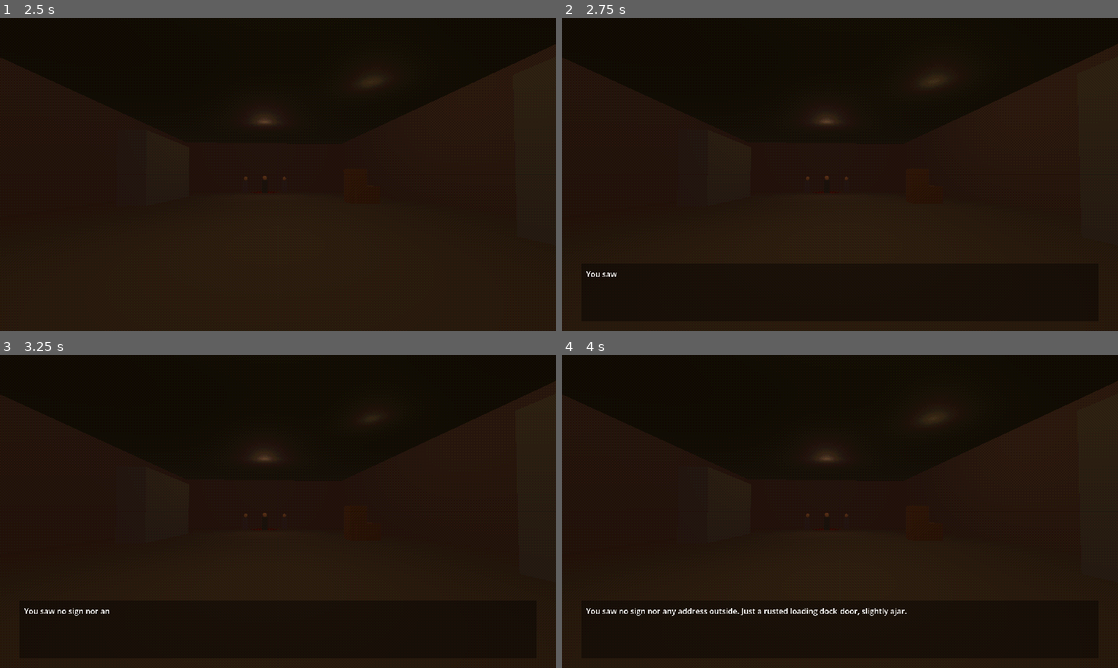
Above: before the commit, frames 1-4 (two rows, left to right).
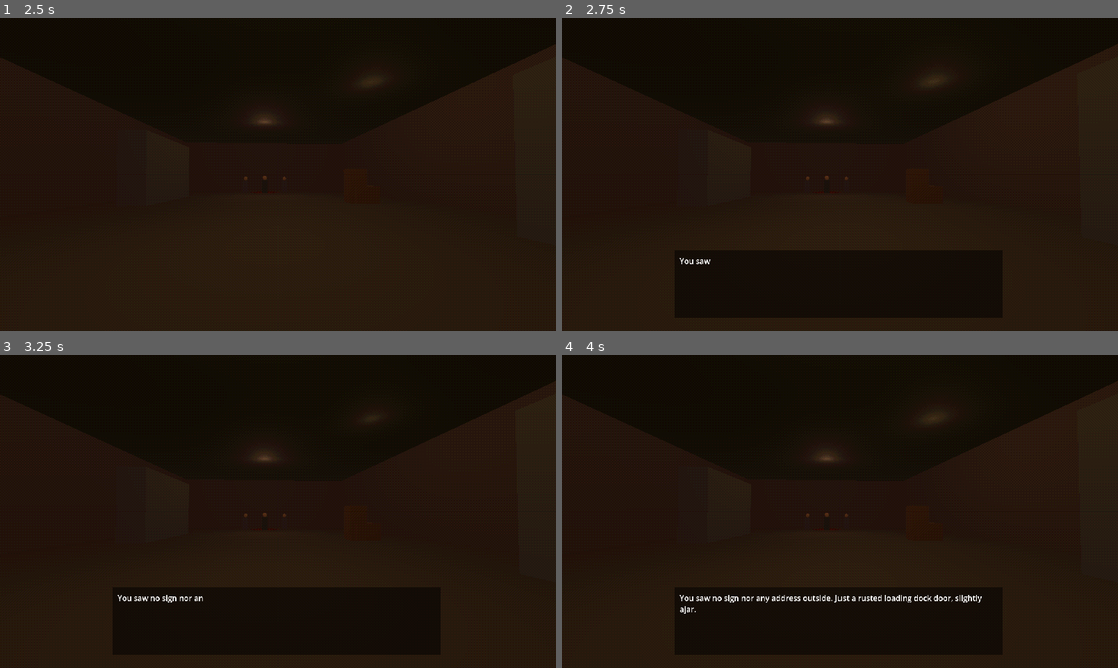
Above: after the commit, the same moments.

Repository: qweliant/healthcare-horror
Game: Godot game, scene res://scenes/job1_warehouse/warehouse.tscn
The game is run twice, just before and just after one commit, with the same random seed, the same clock (stepped at 60 frames per second) and the same inputs. This scene is started directly instead of the project's main scene.
Inputs (mouse positions are in pixels of both pictures, inside the frame that each line leads up to):
- Up to frame 1 (2.5 s): tap Enter at 0.5, 2 s; move the mouse to (305, 174) at 0.52 s; hold Space (advance_dialogue) 0.53-1.28 s; hold W (move_forward) from 0.53 s (still down); move the mouse to (250, 174) at 1.27 s; tap E (interact) at 1.35 s; move the mouse to (289, 168) at 2.02 s; hold Space (advance_dialogue) from 2.03 s (still down)
- Up to frame 2 (2.75 s): keep holding W (move_forward); keep holding Space (advance_dialogue)
- Up to frame 3 (3.25 s): keep holding W (move_forward); move the mouse to (272, 517) at 2.77 s; release Space (advance_dialogue) at 2.78 s; tap E (interact) at 2.85 s
- Up to frame 4 (4 s): keep holding W (move_forward); move the mouse to (878, 514) at 3.52 s; hold Space (advance_dialogue) from 3.53 s (still down)

Frame 1 is identical in both runs. In frame 2, 1.3% of the frame differs, in the area x 4-80%, y 74-83%; in frame 3, 1.3%; in frame 4, 2.0%, in the area x 4-80%, y 74-84%.

Commit message:
added an instance of the dialogue box to every scene, shrunk the dialogue box, added audio player

Diff:
--- a/scenes/car_ride/car_ride.tscn
+++ b/scenes/car_ride/car_ride.tscn
@@ -1,7 +1,7 @@
 [gd_scene format=3 uid="uid://cjcnpcdgj03ka"]
 
 [ext_resource type="Script" uid="uid://cffcsajpgao7h" path="res://scenes/car_ride/car_ride.gd" id="1_carride"]
-[ext_resource type="Script" uid="uid://bnyyt0s1a6wbc" path="res://scripts/dialogue/dialogue_box.gd" id="2_dialogue"]
+[ext_resource type="PackedScene" uid="uid://c1dialog0001" path="res://ui/dialogue_box.tscn" id="3_plkyk"]
 [ext_resource type="Shader" uid="uid://105ko3d7h3mx" path="res://shaders/ps1_post.gdshader" id="3_ps1"]
 
 [sub_resource type="Environment" id="Environment_car"]
@@ -136,39 +136,11 @@
 omni_range = 15.0
 omni_attenuation = 1.2
 
-[node name="DialogueBox" type="CanvasLayer" parent="." unique_id=876638559]
-layer = 10
-script = ExtResource("2_dialogue")
-
-[node name="Panel" type="PanelContainer" parent="DialogueBox" unique_id=1153056385]
-anchors_preset = 12
-anchor_top = 1.0
-anchor_right = 1.0
-anchor_bottom = 1.0
-offset_left = 40.0
-offset_top = -140.0
-offset_right = -40.0
-offset_bottom = -20.0
-grow_horizontal = 2
-grow_vertical = 0
-
-[node name="VBox" type="VBoxContainer" parent="DialogueBox/Panel" unique_id=862401126]
-layout_mode = 2
-
-[node name="SpeakerLabel" type="Label" parent="DialogueBox/Panel/VBox" unique_id=255744051]
-layout_mode = 2
-theme_override_colors/font_color = Color(0.8, 0.2, 0.2, 1)
-text = "Speaker"
-
-[node name="TextLabel" type="RichTextLabel" parent="DialogueBox/Panel/VBox" unique_id=1818438194]
-layout_mode = 2
-size_flags_vertical = 3
-text = "Dialogue text."
-fit_content = true
-
 [node name="PS1Overlay" type="ColorRect" parent="." unique_id=329043632]
 material = SubResource("ShaderMaterial_ps1_car")
 anchors_preset = 15
 anchor_right = 1.0
 anchor_bottom = 1.0
 mouse_filter = 2
+
+[node name="DialogueBox" parent="." unique_id=1742646807 instance=ExtResource("3_plkyk")]
--- a/scenes/hospital/hospital.tscn
+++ b/scenes/hospital/hospital.tscn
@@ -2,10 +2,10 @@
 
 [ext_resource type="Script" uid="uid://cth8yjxkudj6t" path="res://scenes/hospital/hospital.gd" id="1_hospital"]
 [ext_resource type="Script" uid="uid://cwbm0t7vgkbus" path="res://scripts/player/player.gd" id="2_player"]
-[ext_resource type="Script" uid="uid://bnyyt0s1a6wbc" path="res://scripts/dialogue/dialogue_box.gd" id="3_dialogue"]
 [ext_resource type="Script" uid="uid://d2y53qg2j8mr2" path="res://scripts/interaction/checkout_nurse.gd" id="4_nurse"]
 [ext_resource type="Script" uid="uid://du1pdsw11fr30" path="res://scripts/interaction/interactable.gd" id="5_interactable"]
 [ext_resource type="Script" uid="uid://c3npfmxwxilum" path="res://scripts/interaction/exit_door.gd" id="6_exit"]
+[ext_resource type="PackedScene" uid="uid://c1dialog0001" path="res://ui/dialogue_box.tscn" id="7_amdvu"]
 [ext_resource type="Shader" uid="uid://105ko3d7h3mx" path="res://shaders/ps1_post.gdshader" id="7_ps1"]
 
 [sub_resource type="Environment" id="Environment_1"]
@@ -279,35 +279,7 @@
 horizontal_alignment = 1
 vertical_alignment = 1
 
-[node name="DialogueBox" type="CanvasLayer" parent="." unique_id=1476330531]
-layer = 10
-script = ExtResource("3_dialogue")
-
-[node name="Panel" type="PanelContainer" parent="DialogueBox" unique_id=1739129001]
-anchors_preset = 12
-anchor_top = 1.0
-anchor_right = 1.0
-anchor_bottom = 1.0
-offset_left = 40.0
-offset_top = -140.0
-offset_right = -40.0
-offset_bottom = -20.0
-grow_horizontal = 2
-grow_vertical = 0
-
-[node name="VBox" type="VBoxContainer" parent="DialogueBox/Panel" unique_id=869496528]
-layout_mode = 2
-
-[node name="SpeakerLabel" type="Label" parent="DialogueBox/Panel/VBox" unique_id=2028029787]
-layout_mode = 2
-theme_override_colors/font_color = Color(0.8, 0.2, 0.2, 1)
-text = "Speaker"
-
-[node name="TextLabel" type="RichTextLabel" parent="DialogueBox/Panel/VBox" unique_id=1638698421]
-layout_mode = 2
-size_flags_vertical = 3
-text = "Dialogue text."
-fit_content = true
+[node name="DialogueBox" parent="." unique_id=1742646807 instance=ExtResource("7_amdvu")]
 
 [node name="PS1Overlay" type="ColorRect" parent="." unique_id=1406659127]
 material = SubResource("ShaderMaterial_ps1")
--- a/scenes/job1_warehouse/warehouse.tscn
+++ b/scenes/job1_warehouse/warehouse.tscn
@@ -2,12 +2,12 @@
 
 [ext_resource type="Script" uid="uid://dffme0pe245cy" path="res://scenes/job1_warehouse/warehouse.gd" id="1_warehouse"]
 [ext_resource type="Script" uid="uid://cwbm0t7vgkbus" path="res://scripts/player/player.gd" id="2_player"]
-[ext_resource type="Script" uid="uid://bnyyt0s1a6wbc" path="res://scripts/dialogue/dialogue_box.gd" id="3_dialogue"]
 [ext_resource type="Script" uid="uid://drd72ea65usl0" path="res://scripts/interaction/job_npc.gd" id="4_jobnpc"]
 [ext_resource type="Script" uid="uid://ca15jit37idpd" path="res://scripts/job_site/ritual_sequence.gd" id="5_ritual"]
 [ext_resource type="Script" uid="uid://cyd7cli8d3s4u" path="res://scripts/interaction/ritual_interactable.gd" id="6_ritual_int"]
 [ext_resource type="Shader" uid="uid://105ko3d7h3mx" path="res://shaders/ps1_post.gdshader" id="7_ps1"]
 [ext_resource type="PackedScene" uid="uid://cjcnpcdgj03ka" path="res://scenes/car_ride/car_ride.tscn" id="8_carride"]
+[ext_resource type="PackedScene" uid="uid://c1dialog0001" path="res://ui/dialogue_box.tscn" id="9_0htb6"]
 [ext_resource type="PackedScene" uid="uid://2pmmh104ttnm" path="res://scenes/job2/job2.tscn" id="9_job2"]
 
 [sub_resource type="Environment" id="Environment_wh"]
@@ -294,39 +294,11 @@
 horizontal_alignment = 1
 vertical_alignment = 1
 
-[node name="DialogueBox" type="CanvasLayer" parent="." unique_id=1504185988]
-layer = 10
-script = ExtResource("3_dialogue")
-
-[node name="Panel" type="PanelContainer" parent="DialogueBox" unique_id=1877221067]
-anchors_preset = 12
-anchor_top = 1.0
-anchor_right = 1.0
-anchor_bottom = 1.0
-offset_left = 40.0
-offset_top = -140.0
-offset_right = -40.0
-offset_bottom = -20.0
-grow_horizontal = 2
-grow_vertical = 0
-
-[node name="VBox" type="VBoxContainer" parent="DialogueBox/Panel" unique_id=1561462323]
-layout_mode = 2
-
-[node name="SpeakerLabel" type="Label" parent="DialogueBox/Panel/VBox" unique_id=478342533]
-layout_mode = 2
-theme_override_colors/font_color = Color(0.8, 0.2, 0.2, 1)
-text = "Speaker"
-
-[node name="TextLabel" type="RichTextLabel" parent="DialogueBox/Panel/VBox" unique_id=840846902]
-layout_mode = 2
-size_flags_vertical = 3
-text = "Dialogue text."
-fit_content = true
-
 [node name="PS1Overlay" type="ColorRect" parent="." unique_id=609190310]
 material = SubResource("ShaderMaterial_ps1_wh")
 anchors_preset = 15
 anchor_right = 1.0
 anchor_bottom = 1.0
 mouse_filter = 2
+
+[node name="DialogueBox" parent="." unique_id=1742646807 instance=ExtResource("9_0htb6")]
--- a/scenes/job2/job2.tscn
+++ b/scenes/job2/job2.tscn
@@ -2,11 +2,11 @@
 
 [ext_resource type="Script" uid="uid://c4hq8n2k7m0wp" path="res://scenes/job2/job2.gd" id="1_job2"]
 [ext_resource type="Script" uid="uid://cwbm0t7vgkbus" path="res://scripts/player/player.gd" id="2_player"]
-[ext_resource type="Script" uid="uid://bnyyt0s1a6wbc" path="res://scripts/dialogue/dialogue_box.gd" id="3_dialogue"]
 [ext_resource type="Script" uid="uid://drd72ea65usl0" path="res://scripts/interaction/job_npc.gd" id="4_jobnpc"]
 [ext_resource type="Script" uid="uid://ca15jit37idpd" path="res://scripts/job_site/ritual_sequence.gd" id="5_ritual"]
 [ext_resource type="Script" uid="uid://cyd7cli8d3s4u" path="res://scripts/interaction/ritual_interactable.gd" id="6_ritual_int"]
 [ext_resource type="Shader" uid="uid://105ko3d7h3mx" path="res://shaders/ps1_post.gdshader" id="7_ps1"]
+[ext_resource type="PackedScene" uid="uid://c1dialog0001" path="res://ui/dialogue_box.tscn" id="8_pmyil"]
 [ext_resource type="PackedScene" uid="uid://ccpjger886tna" path="res://scenes/job3/job3.tscn" id="9_job3"]
 
 [sub_resource type="Environment" id="Environment_wh"]
@@ -320,39 +320,11 @@
 horizontal_alignment = 1
 vertical_alignment = 1
 
-[node name="DialogueBox" type="CanvasLayer" parent="." unique_id=1999174226]
-layer = 10
-script = ExtResource("3_dialogue")
-
-[node name="Panel" type="PanelContainer" parent="DialogueBox" unique_id=443766160]
-anchors_preset = 12
-anchor_top = 1.0
-anchor_right = 1.0
-anchor_bottom = 1.0
-offset_left = 40.0
-offset_top = -140.0
-offset_right = -40.0
-offset_bottom = -20.0
-grow_horizontal = 2
-grow_vertical = 0
-
-[node name="VBox" type="VBoxContainer" parent="DialogueBox/Panel" unique_id=527320408]
-layout_mode = 2
-
-[node name="SpeakerLabel" type="Label" parent="DialogueBox/Panel/VBox" unique_id=1483101863]
-layout_mode = 2
-theme_override_colors/font_color = Color(0.8, 0.2, 0.2, 1)
-text = "Speaker"
-
-[node name="TextLabel" type="RichTextLabel" parent="DialogueBox/Panel/VBox" unique_id=1046171414]
-layout_mode = 2
-size_flags_vertical = 3
-text = "Dialogue text."
-fit_content = true
-
 [node name="PS1Overlay" type="ColorRect" parent="." unique_id=720840963]
 material = SubResource("ShaderMaterial_ps1_wh")
 anchors_preset = 15
 anchor_right = 1.0
 anchor_bottom = 1.0
 mouse_filter = 2
+
+[node name="DialogueBox" parent="." unique_id=1742646807 instance=ExtResource("8_pmyil")]
--- a/scenes/job3/job3.tscn
+++ b/scenes/job3/job3.tscn
@@ -2,11 +2,11 @@
 
 [ext_resource type="Script" uid="uid://cv52a44065v3s" path="res://scenes/job3/job3.gd" id="1_job3"]
 [ext_resource type="Script" uid="uid://cwbm0t7vgkbus" path="res://scripts/player/player.gd" id="2_player"]
-[ext_resource type="Script" uid="uid://bnyyt0s1a6wbc" path="res://scripts/dialogue/dialogue_box.gd" id="3_dialogue"]
 [ext_resource type="Script" uid="uid://cxfut1yo14fef" path="res://scripts/job_site/apocalypse_sequence.gd" id="4_apocalypse"]
 [ext_resource type="Script" uid="uid://cyd7cli8d3s4u" path="res://scripts/interaction/ritual_interactable.gd" id="5_ritual_int"]
 [ext_resource type="Shader" uid="uid://105ko3d7h3mx" path="res://shaders/ps1_post.gdshader" id="6_ps1"]
 [ext_resource type="Shader" uid="uid://dk7j2pe67r4ri" path="res://shaders/sigil_glow.gdshader" id="7_sigil"]
+[ext_resource type="PackedScene" uid="uid://c1dialog0001" path="res://ui/dialogue_box.tscn" id="8_67b20"]
 [ext_resource type="PackedScene" uid="uid://hr4gscbid7my" path="res://scenes/end/end.tscn" id="8_end"]
 
 [sub_resource type="Environment" id="Environment_j3"]
@@ -715,36 +715,6 @@
 horizontal_alignment = 1
 vertical_alignment = 1
 
-[node name="DialogueBox" type="CanvasLayer" parent="." unique_id=1135784280]
-layer = 10
-script = ExtResource("3_dialogue")
-
-[node name="Panel" type="PanelContainer" parent="DialogueBox" unique_id=1538697773]
-anchors_preset = 12
-anchor_top = 1.0
-anchor_right = 1.0
-anchor_bottom = 1.0
-offset_left = 40.0
-offset_top = -140.0
-offset_right = -40.0
-offset_bottom = -20.0
-grow_horizontal = 2
-grow_vertical = 0
-
-[node name="VBox" type="VBoxContainer" parent="DialogueBox/Panel" unique_id=2042756449]
-layout_mode = 2
-
-[node name="SpeakerLabel" type="Label" parent="DialogueBox/Panel/VBox" unique_id=1973937415]
-layout_mode = 2
-theme_override_colors/font_color = Color(0.8, 0.2, 0.2, 1)
-text = "Speaker"
-
-[node name="TextLabel" type="RichTextLabel" parent="DialogueBox/Panel/VBox" unique_id=406357084]
-layout_mode = 2
-size_flags_vertical = 3
-text = "Dialogue text."
-fit_content = true
-
 [node name="PS1Overlay" type="ColorRect" parent="." unique_id=2102695081]
 material = SubResource("ShaderMaterial_ps1_j3")
 anchors_preset = 15
@@ -832,3 +802,5 @@
 
 [node name="WallWestCollision" type="CollisionShape3D" parent="PlatformWalls4/WallWest" unique_id=1842670694]
 shape = SubResource("BoxShape3D_wall_ew")
+
+[node name="DialogueBox" parent="." unique_id=1742646807 instance=ExtResource("8_67b20")]
--- a/scenes/parking_lot/parking_lot.tscn
+++ b/scenes/parking_lot/parking_lot.tscn
@@ -2,10 +2,10 @@
 
 [ext_resource type="Script" uid="uid://duf1jpynjmd4u" path="res://scenes/parking_lot/parking_lot.gd" id="1_lot"]
 [ext_resource type="Script" uid="uid://cwbm0t7vgkbus" path="res://scripts/player/player.gd" id="2_player"]
-[ext_resource type="Script" uid="uid://bnyyt0s1a6wbc" path="res://scripts/dialogue/dialogue_box.gd" id="3_dialogue"]
 [ext_resource type="Script" uid="uid://cqelsuww3h2sd" path="res://scenes/parking_lot/parking_lot_car.gd" id="4_car"]
 [ext_resource type="Shader" uid="uid://105ko3d7h3mx" path="res://shaders/ps1_post.gdshader" id="5_ps1"]
 [ext_resource type="PackedScene" uid="uid://ba0lohmku8tce" path="res://scenes/job1_warehouse/warehouse.tscn" id="6_warehouse"]
+[ext_resource type="PackedScene" uid="uid://c1dialog0001" path="res://ui/dialogue_box.tscn" id="6_ytejt"]
 
 [sub_resource type="Environment" id="Environment_1"]
 background_mode = 1
@@ -420,3 +420,5 @@
 anchor_right = 1.0
 anchor_bottom = 1.0
 mouse_filter = 2
+
+[node name="DialogueBox" parent="." unique_id=1742646807 instance=ExtResource("6_ytejt")]
--- a/scripts/dialogue/dialogue_box.gd
+++ b/scripts/dialogue/dialogue_box.gd
@@ -5,6 +5,7 @@
 @onready var panel: PanelContainer = $Panel
 @onready var speaker_label: Label = $Panel/VBox/SpeakerLabel
 @onready var text_label: RichTextLabel = $Panel/VBox/TextLabel
+@onready var dialogue_audio: AudioStreamPlayer = $DialogueAudio
 
 var dialogue_lines: Array = []
 var current_line := 0
--- a/ui/dialogue_box.tscn
+++ b/ui/dialogue_box.tscn
@@ -2,6 +2,7 @@
 
 [ext_resource type="Script" uid="uid://bnyyt0s1a6wbc" path="res://scripts/dialogue/dialogue_box.gd" id="1_dialogue"]
 [ext_resource type="Theme" uid="uid://cm54cajl0axk8" path="res://ui/main_theme.tres" id="2_rcpb6"]
+[ext_resource type="AudioStream" uid="uid://cowls02kw013v" path="res://audio/Animal_Crossing_Voice.wav" id="3_rcpb6"]
 
 [node name="DialogueBox" type="CanvasLayer" unique_id=1742646807]
 layer = 10
@@ -12,10 +13,10 @@
 anchor_top = 1.0
 anchor_right = 1.0
 anchor_bottom = 1.0
-offset_left = 116.0
-offset_top = -325.0
-offset_right = 36.0
-offset_bottom = -205.0
+offset_left = 234.0
+offset_top = -167.0
+offset_right = -239.0
+offset_bottom = -28.0
 grow_horizontal = 2
 grow_vertical = 0
 size_flags_horizontal = 0
@@ -35,3 +36,6 @@
 size_flags_vertical = 3
 text = "Dialogue text goes here."
 fit_content = true
+
+[node name="DialogueAudio" type="AudioStreamPlayer" parent="." unique_id=925782933]
+stream = ExtResource("3_rcpb6")
--- a/ui/panel_container_style.tres
+++ b/ui/panel_container_style.tres
@@ -5,4 +5,4 @@
 content_margin_top = 10.0
 content_margin_right = 10.0
 content_margin_bottom = 10.0
-bg_color = Color(0, 0, 0, 0.39215687)
+bg_color = Color(0, 0, 0, 0.50980395)
